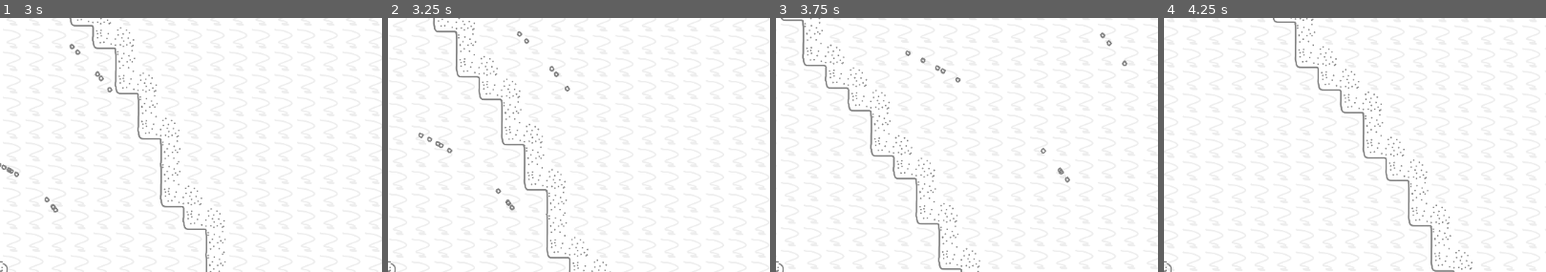
Above: before the commit, frames 1-4 (left to right).
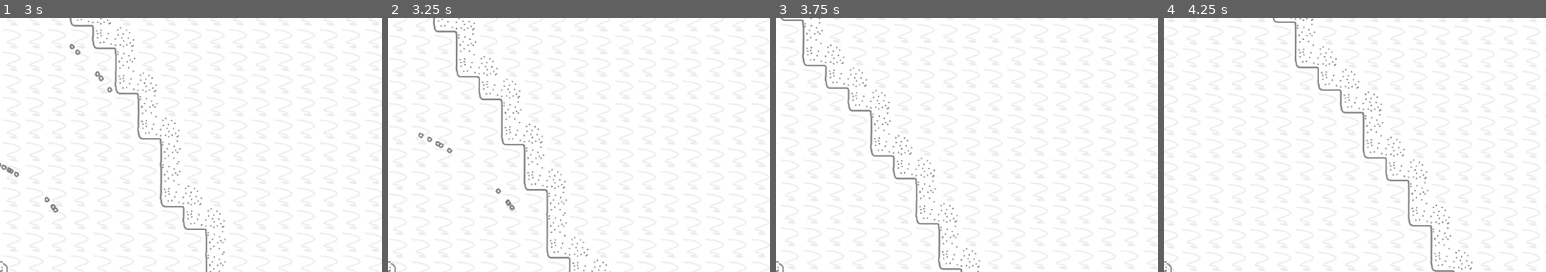
Above: after the commit, the same moments.

Repository: 3xcpy/milkyway-game
Game: Godot game, scene res://scenes/main.tscn
Two runs of this game, one before a commit and one after it. Both use one fixed random seed, a clock stepped at 60 frames per second and the inputs below. The engine's default icon, where the game draws it, is replaced by a stand-in: a white triangle on a blue panel in a dark square.
Inputs (mouse positions are % of the whole screen's width and height, from its top left):
- Up to frame 1 (3 s): tap Enter at 0.5 s; move the mouse to (72, 45) at 0.52 s; hold Right (move_right) 0.53-1.28 s; tap E (grab) at 0.6, 1.35, 2.3 s; move the mouse to (30, 55) at 1.27 s; hold S (move_down) 1.28-2.03 s; move the mouse to (60, 28) at 2.02 s; press the mouse at (60, 28) at 2.03 s; hold Right (move_right) 2.03-2.78 s; move the mouse to (45, 70) at 2.77 s; release the mouse at (45, 70) at 2.78 s; hold W (move_up) from 2.78 s (still down); right-click (45, 70) at 2.85 s
- Up to frame 2 (3.25 s): keep holding W (move_up); tap E (grab) at 3.05 s
- Up to frame 3 (3.75 s): move the mouse to (80, 65) at 3.52 s; release W (move_up) at 3.53 s; hold Left (move_left) from 3.53 s (still down); tap Alt at 3.6 s
- Up to frame 4 (4.25 s): keep holding Left (move_left); tap E (grab) at 3.8 s
The pictures show only the part of the screen within x 50-100%, y 0-50%; the shares and areas given below are measured in that part.

Frame 1 is identical in both runs. In frame 2, 0.1% of the frame differs, in the area x 33-48%, y 5-29%; in frame 3, 0.3%, in the area x 33-92%, y 5-66%; in frame 4, nothing differs.

Commit message:
Added throwing enemies and bullets now die on collision with the level

Diff:
--- a/scenes/bullet.tscn
+++ b/scenes/bullet.tscn
@@ -8,6 +8,7 @@
 
 [node name="Bullet" type="Area2D"]
 top_level = true
+collision_mask = 4
 script = ExtResource("1_y25gk")
 
 [node name="CollisionShape2D" type="CollisionShape2D" parent="."]
--- a/scenes/enemy.tscn
+++ b/scenes/enemy.tscn
@@ -8,7 +8,7 @@
 
 [node name="Enemy" type="CharacterBody2D" groups=["Enemies"]]
 z_index = 5
-collision_layer = 3
+collision_layer = 7
 script = ExtResource("1_md0e3")
 
 [node name="CollisionShape2D" type="CollisionShape2D" parent="."]
--- a/scenes/player.tscn
+++ b/scenes/player.tscn
@@ -33,8 +33,8 @@
 
 [node name="RayCast2D" type="RayCast2D" parent="Grabber"]
 position = Vector2(31, 0)
-target_position = Vector2(50, 0)
-collision_mask = 2
+target_position = Vector2(128, 0)
+collision_mask = 6
 
 [node name="GrabPoint" type="Node2D" parent="Grabber"]
 position = Vector2(70, 0)
--- a/scenes/world.tscn
+++ b/scenes/world.tscn
@@ -21,6 +21,7 @@
 tile_set = ExtResource("2_rwgxs")
 
 [node name="Boundary" type="StaticBody2D" parent="."]
+collision_layer = 5
 
 [node name="CollisionShape2D" type="CollisionShape2D" parent="Boundary"]
 position = Vector2(0, 10000)
--- a/scripts/bullet.gd
+++ b/scripts/bullet.gd
@@ -14,4 +14,4 @@
 func _on_body_entered(body: Node2D) -> void:
 	if body.has_method("damage"):
 		body.damage(damage)
-		queue_free()
+	queue_free()
--- a/scripts/enemy.gd
+++ b/scripts/enemy.gd
@@ -1,8 +1,19 @@
 extends CharacterBody2D
 
+@export var decel: float = 1.0
+
 @export var health: float = 5.0
+@export var throw_force: float = 1000.0
+
+var grabbed: bool = false
 
 @onready var collider: CollisionShape2D = $CollisionShape2D
+
+
+func _physics_process(delta: float) -> void:
+	if !grabbed:
+		velocity = lerp(velocity, Vector2.ZERO, decel * delta)
+		move_and_slide()
 
 
 func damage(dmg: float) -> void:
@@ -13,7 +24,16 @@
 
 func grab() -> void:
 	collider.disabled = true
+	grabbed = true
 
 
-func ungrab() -> void:
+func ungrab(dir: Vector2) -> void:
 	collider.disabled = false
+	velocity = dir * throw_force
+	grabbed = false
+
+
+func consume() -> void:
+	# TODO: add death and animation perchance?
+	print("Consumed")
+	pass
--- a/scripts/grabber.gd
+++ b/scripts/grabber.gd
@@ -7,7 +7,7 @@
 
 
 func _physics_process(_delta: float) -> void:
-	var dir: Vector2 = get_global_mouse_position() - global_position
+	var dir: Vector2 = (get_global_mouse_position() - global_position).normalized()
 	global_rotation = dir.angle()
 
 	if Input.is_action_just_pressed("grab"):
@@ -20,9 +20,7 @@
 					held = col
 		else:
 			assert(held.has_method("ungrab"), "Enemies need to be ungrabbable")
-			# TODO: throw
-			# do I put the throwing logic here or in the ungrab func?
-			held.ungrab()
+			held.ungrab(dir)
 			held = null
 
 	if held != null:
--- a/tilesets/ground_tile_set.tres
+++ b/tilesets/ground_tile_set.tres
@@ -81,5 +81,5 @@
 
 [resource]
 tile_size = Vector2i(64, 64)
-physics_layer_0/collision_layer = 1
+physics_layer_0/collision_layer = 5
 sources/0 = SubResource("TileSetAtlasSource_28hhv")
